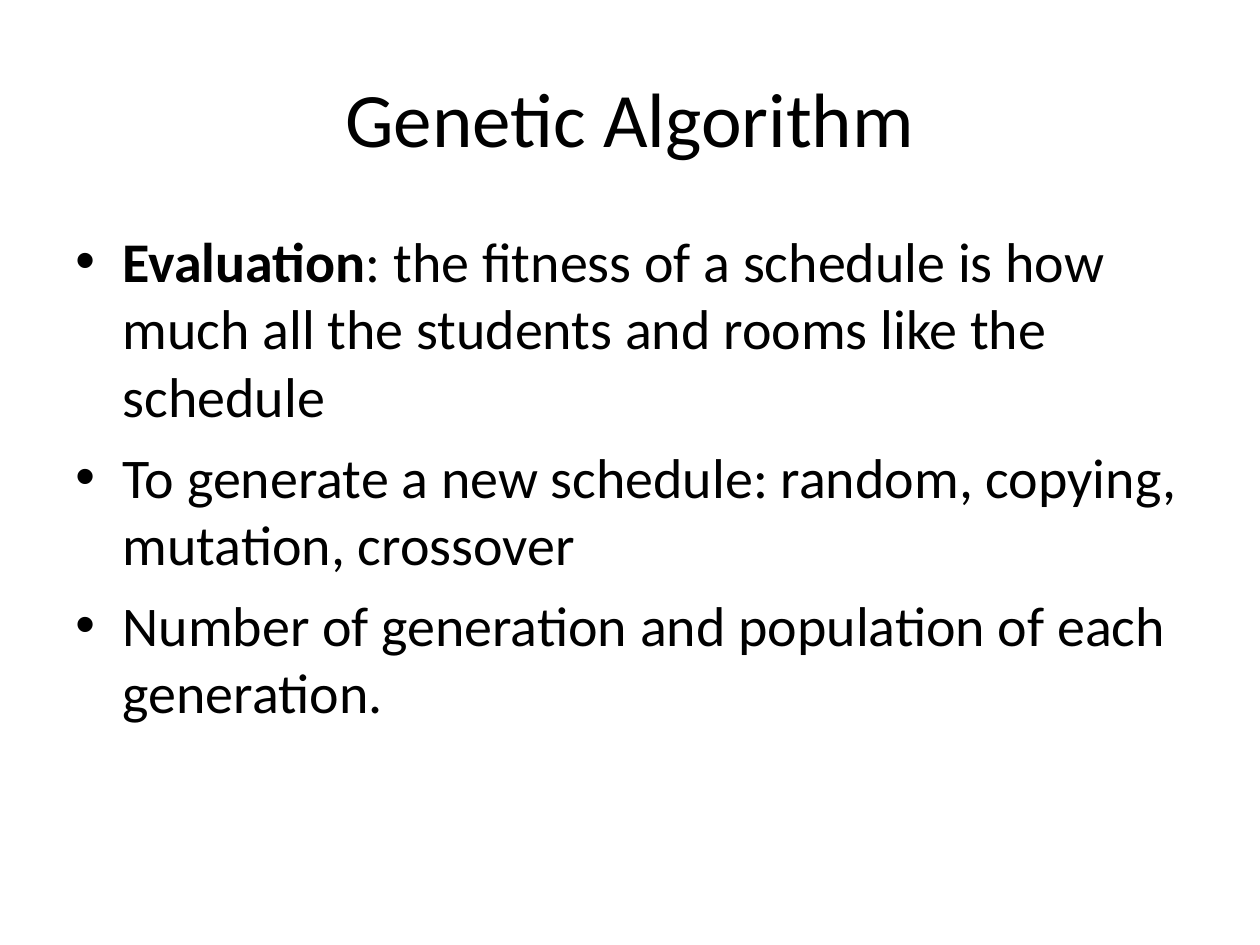
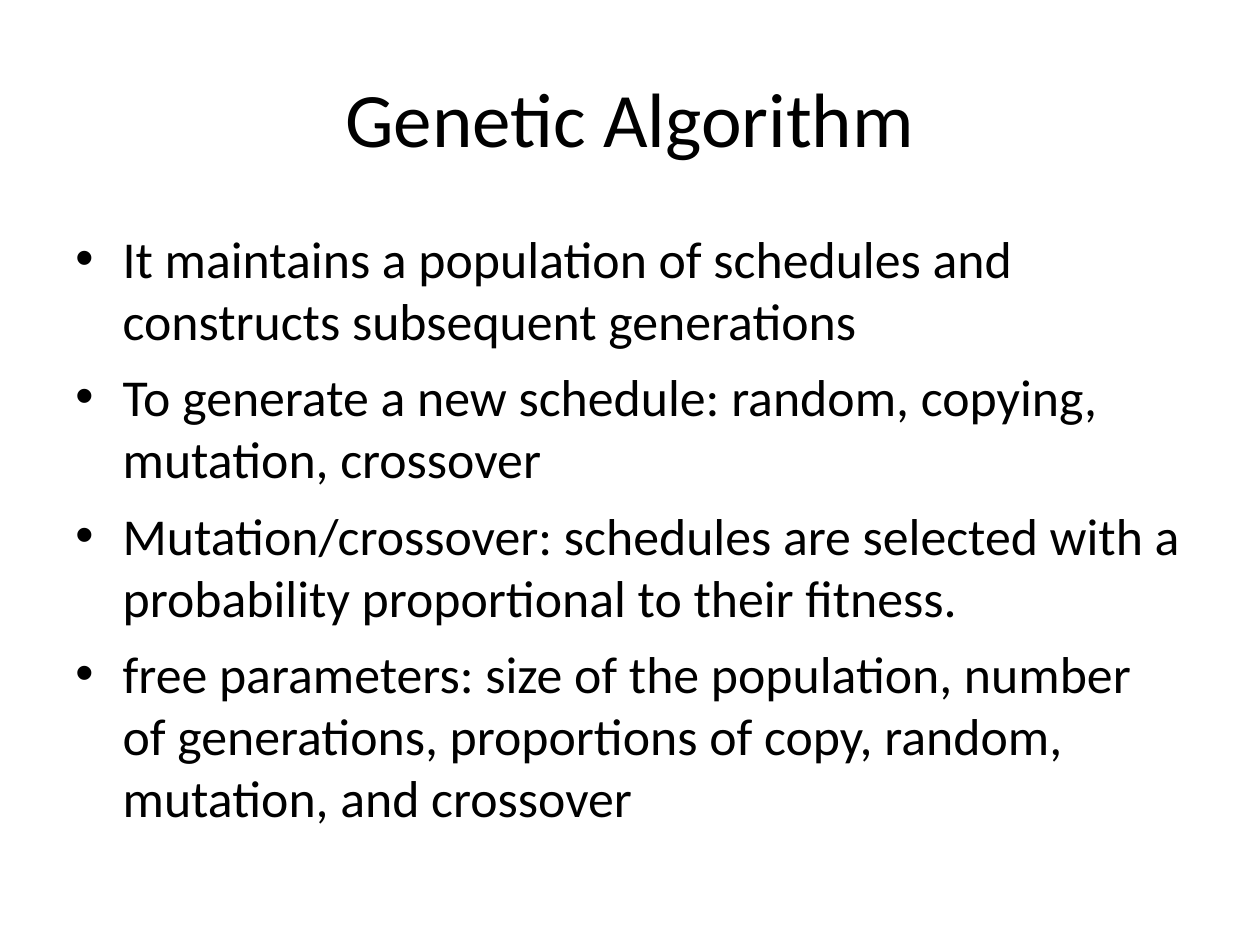
Before and after one commit to putrakoreng/csc384-genetic-algorithms-project, a slide deck: slide 3 of GA_TestBench/Data Files/presentation.ppt (slide 2 before the commit). Drawn at 1260x945 pixels with LibreOffice and Linux fonts; fonts in the diff are those of the drawing. Boxes give left, top, right and bottom in pixels: in the first picture for what was removed or moved away, otherwise in the second. Text is boxed around its words. In the diff, an @@ line names an element or a change of style, - is before the commit and + after.

```diff
--- a/GA_TestBench/Data Files/presentation.ppt
+++ b/GA_TestBench/Data Files/presentation.ppt
@@ text at [123, 242, 1012, 349]: text changed; size 32 to 29.6 pt @@
-• Evaluation: the fitness of a schedule is how much all the students and rooms like the schedule
+• It maintains a population of schedules and constructs subsequent generations
@@ text at [123, 380, 1097, 485]: size 32 to 29.6 pt in "To generate a new schedule: random, copying, ..." @@
@@ text at [123, 519, 1180, 824]: text changed; size 32 to 29.6 pt @@
-• Number of generation and population of each generation.
+• Mutation/crossover: schedules are selected with a probability proportional to their fitness.
+• free parameters: size of the population, number of generations, proportions of copy, random, mutation, and crossover
```
Also in this commit, not shown: 1 other slide changed, 5 slides added, 3 slides removed, 1 other file.
